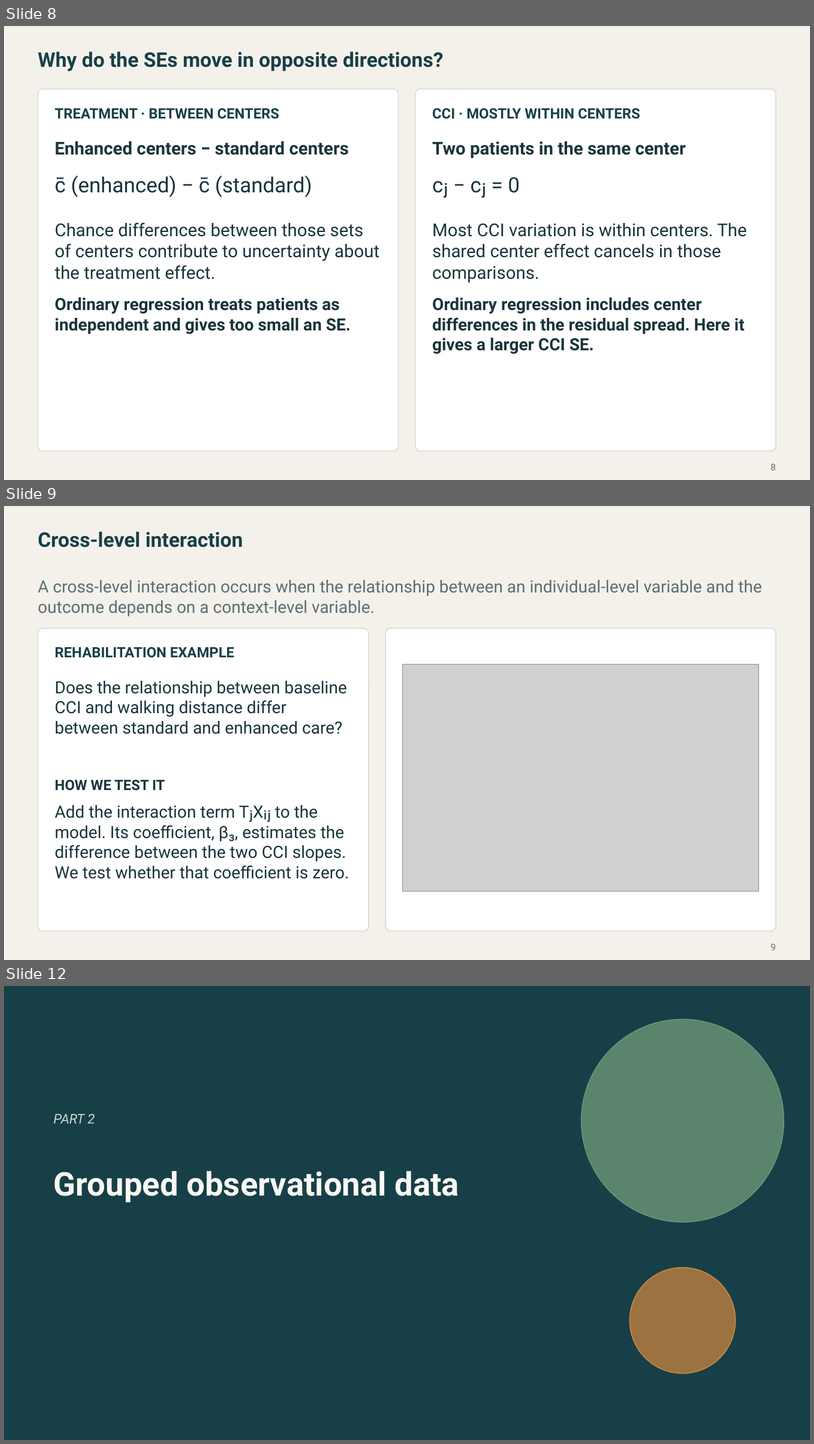
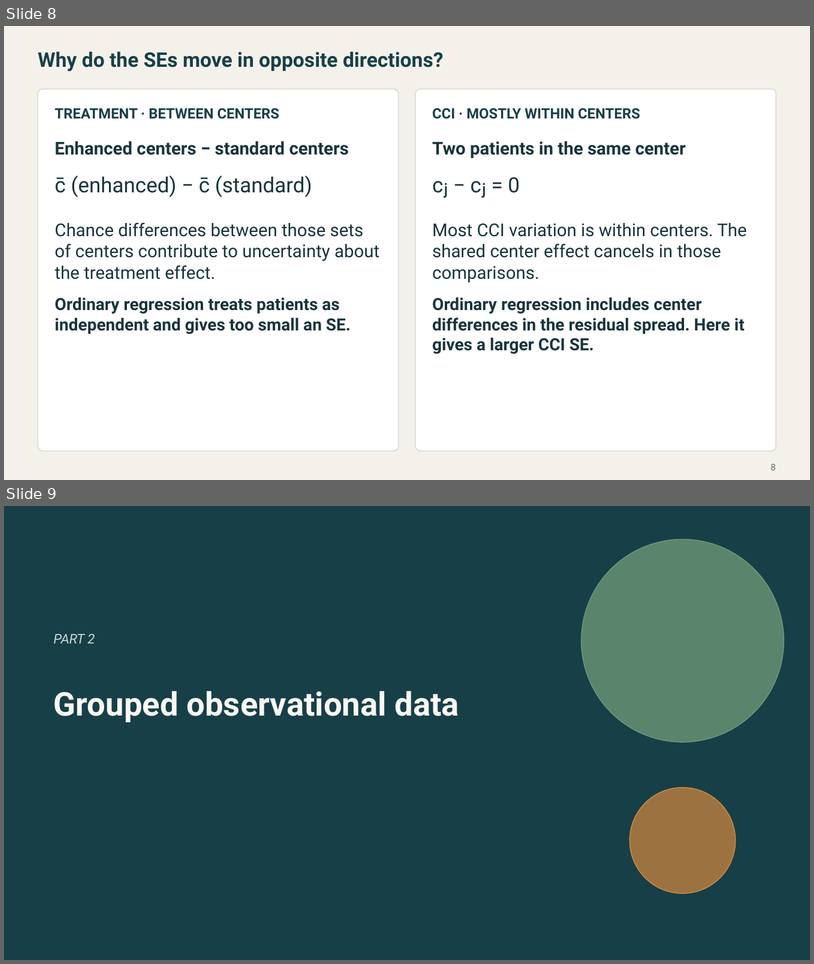
Before and after one commit to Postmus/BeyondMLR, a slide deck: lectures_2627/week3/Beyond_MLR_Week_3.pptx. Shown one above the other, each under a label of ours: slides 8, 9 and 12 before the commit, slides 8 and 9 after it; the slides between them are not shown. The pictures are 814x1444 and 814x964 pixels, drawn with LibreOffice and Linux fonts; fonts in the diff are those of the drawing; grey boxes stand for pictures. Boxes give left, top, right and bottom in pixels: in the first picture for what was removed or moved away, otherwise in the second. Text is boxed around its words. In the diff, an @@ line names an element or a change of style, - is before the commit and + after.

```diff
--- a/lectures_2627/week3/Beyond_MLR_Week_3.pptx
+++ b/lectures_2627/week3/Beyond_MLR_Week_3.pptx
@@ slide 9 removed at (4,506,810,960), background #F4F1EA @@
@@ text removed at (38,531,243,547) @@
-Cross-level interaction
@@ text removed at (38,580,762,616) @@
-A cross-level interaction occurs when the relationship between an individual-level variable and the outcome depends on a context-level variable.
@@ rounded rectangle removed at (38,628,369,931) @@
@@ rounded rectangle removed at (386,628,777,931) @@
@@ text removed at (55,647,234,658) @@
-REHABILITATION EXAMPLE
@@ picture removed at (402,664,759,891) @@
@@ text removed at (55,681,347,734) @@
-Does the relationship between baseline CCI and walking distance differ between standard and enhanced care?
@@ text removed at (55,780,165,790) @@
-HOW WE TEST IT
@@ text removed at (55,805,349,879) @@
-Add the interaction term TⱼXᵢⱼ to the model. Its coefficient, β₃, estimates the difference between the two CCI slopes. We test whether that coefficient is zero.
@@ page number removed at (771,943,776,950) @@
-9
@@ what was slide 12 is now slide 9 @@
```
Also in this commit, not shown: 1 slide changed, 20 slides added, 3 other slides removed, 36 other files.
